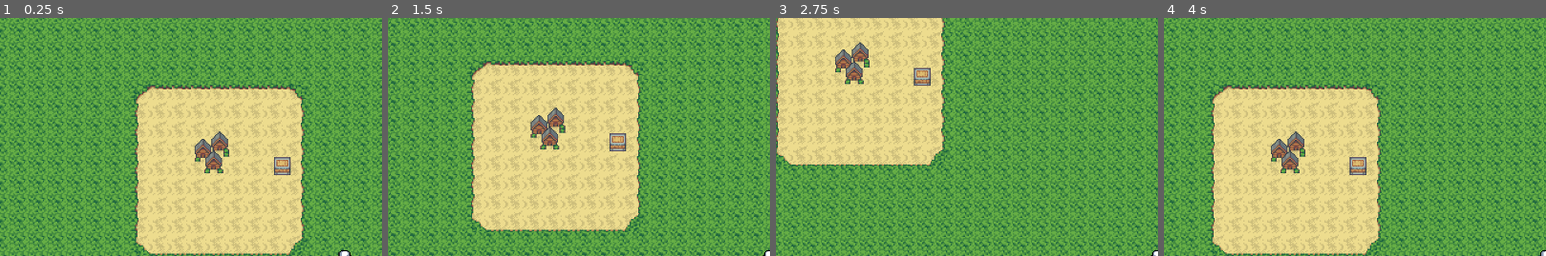
Above: before the commit, frames 1-4 (left to right).
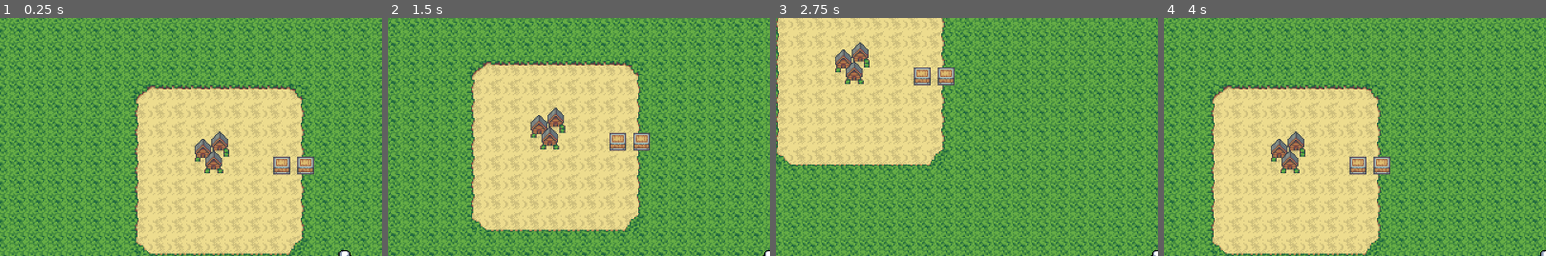
Above: after the commit, the same moments.

Repository: majormunky/MiniRPG
Game: Godot game, scene res://scenes/Game.tscn
Two runs of this game, one before a commit and one after it. Both use one fixed random seed, a clock stepped at 60 frames per second and the inputs below. This scene is started directly instead of the project's main scene.
Inputs:
- Up to frame 1 (0.25 s): no input
- Up to frame 2 (1.5 s): tap Enter at 0.5 s; hold D (walk_right) 0.53-1.28 s; hold F (inspect) 0.53-1.28 s; hold S (walk_down) from 1.28 s (still down); tap F (inspect) at 1.35 s
- Up to frame 3 (2.75 s): release S (walk_down) at 2.03 s; hold D (walk_right) from 2.03 s (still down); hold F (inspect) from 2.03 s (still down)
- Up to frame 4 (4 s): release D (walk_right) at 2.78 s; release F (inspect) at 2.78 s; hold W (walk_up) 2.78-3.53 s; tap F (inspect) at 2.85 s; hold A (walk_left) from 3.53 s (still down); hold F (inspect) from 3.53 s (still down)
The pictures show only the part of the screen within x 0-50%, y 0-50%; the shares and areas given below are measured in that part.

The runs differ from the first frame. In frame 1, 0.6% of the frame differs, in the area x 71-83%, y 58-66%; in frame 2, 0.5%; in frame 3, 0.5%; in frame 4, 0.5%.
Error in both runs: Invalid set index 'x' (on base: 'Vector2') with value of type 'Nil'. (res://scenes/Game.gd:29)

Commit message:
Setup the players inventory to see if it can find an existing item and will increase the quantity if we don't go above the stack size, or, it will add that item in a second slot if we are at a full stack size.

Diff:
--- a/scenes/Player.gd
+++ b/scenes/Player.gd
@@ -73,11 +73,19 @@
 		"quantity": test_item["quantity"]
 	}
 
+
 	if len(inventory) == 0:
 		inventory.append(new_item)
 	else:
+		var found_spot = false
 		for existing_item in inventory:
-			if existing_item.item == new_item["item_name"]:
-				print("found existing item")
+			if existing_item["item_name"] == new_item["item_name"]:
+				var new_amount = existing_item["quantity"] + new_item["quantity"]
+				if new_amount <= existing_item["stack_size"]:
+					existing_item["quantity"] += new_item["quantity"]
+					found_spot = true
+
+		if found_spot == false:
+			inventory.append(new_item)
 
 	print(inventory)
--- a/scenes/maps/World.gd
+++ b/scenes/maps/World.gd
@@ -6,13 +6,23 @@
 onready var Chest = preload("res://scenes/items/Chest.tscn")
 
 func _ready():
-	var chest_pos = {"x": 472.524, "y": 265.533}
+	var test_item_data = {"id": 1, "item": "Health Potion", "quantity": 1}
+	var chest_pos = {"x": 472, "y": 265}
+	add_chest(test_item_data, chest_pos)
+
+	var test_item_data2 = {"id": 1, "item": "Health Potion", "quantity": 1}
+	var chest_pos2 = {"x": 512, "y": 265}
+	add_chest(test_item_data2, chest_pos2)
+
+
+func add_chest(item, pos):
 	var chest = Chest.instance()
-	chest.position.x = chest_pos["x"]
-	chest.position.y = chest_pos["y"]
-	chest.items.append({"id": 1, "item": "Health Potion", "quantity": 1})
+	chest.position.x = pos["x"]
+	chest.position.y = pos["y"]
+	chest.items.append(item)
 	chest.connect("chest_opened", self, "on_chest_opened")
 	get_node("chests").add_child(chest)
+
 
 func _on_Town_body_entered(_body):
 	print("town hit")
